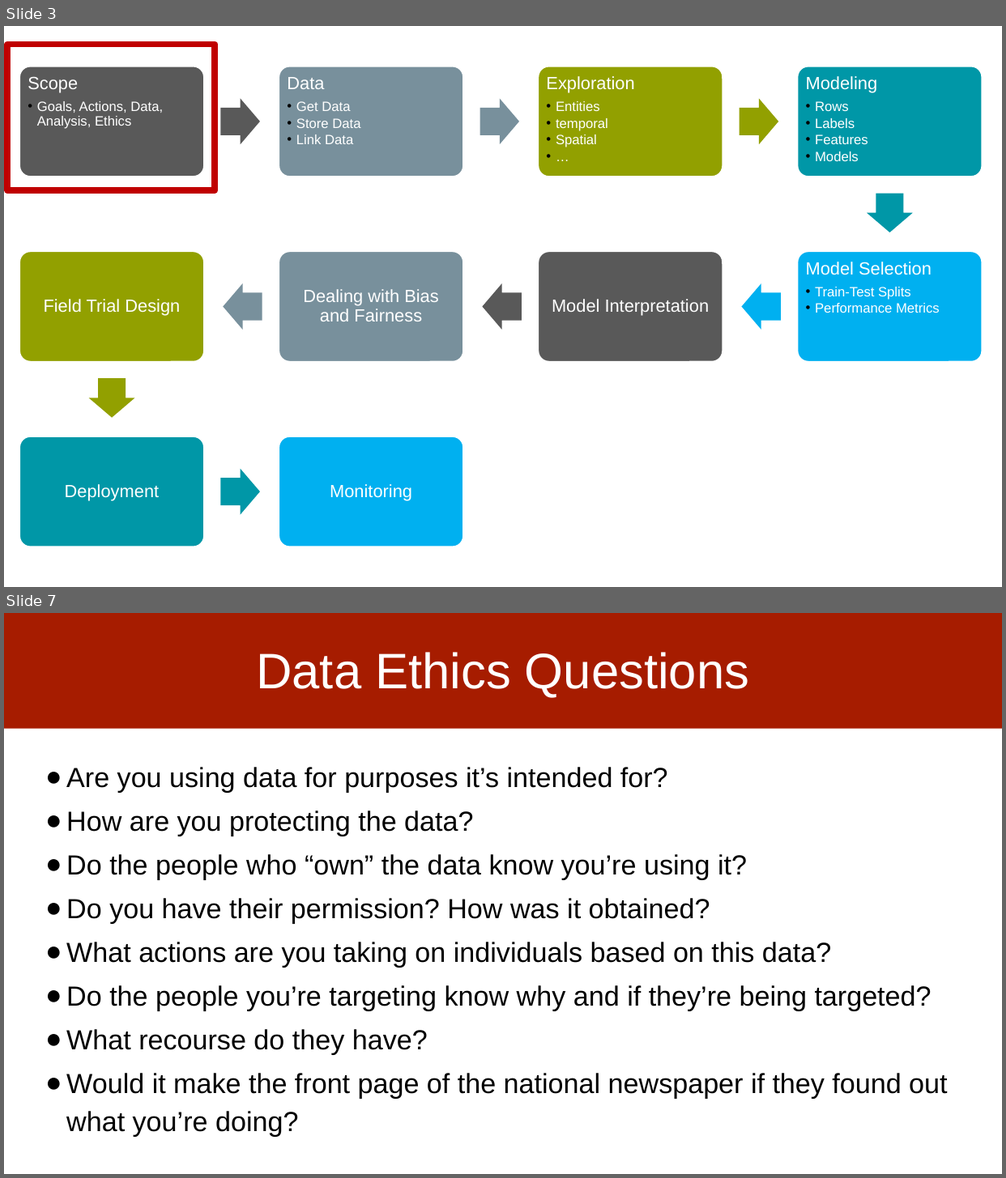
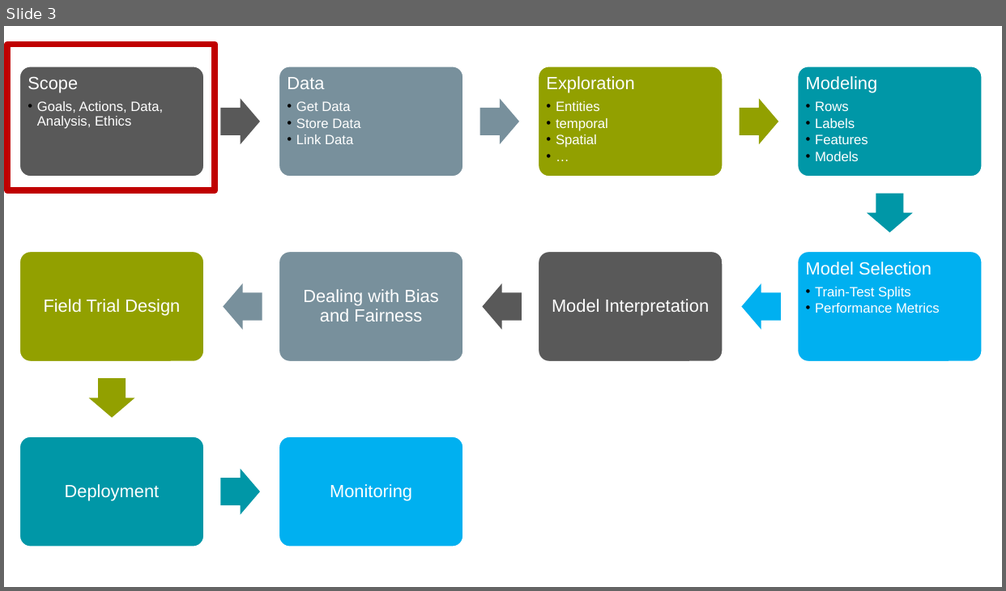
Before and after one commit to dssg/mlforpublicpolicylab, a slide deck: Lectures/03-casestudies.pptx. Shown one above the other, each under a label of ours: slides 3 and 7 before the commit, slide 3 after it; the slides between them are not shown. The pictures are 1006x1178 and 1006x591 pixels, drawn with LibreOffice and Linux fonts; fonts in the diff are those of the drawing. Boxes give left, top, right and bottom in pixels: in the first picture for what was removed or moved away, otherwise in the second. Text is boxed around its words. In the diff, an @@ line names an element or a change of style, - is before the commit and + after.

```diff
--- a/Lectures/03-casestudies.pptx
+++ b/Lectures/03-casestudies.pptx
@@ slide 7 removed at [4, 613, 1002, 1174], background #FFFFFF @@
@@ rectangle removed at [4, 613, 1002, 728] @@
@@ title removed at [256, 652, 749, 697] @@
-Data Ethics Questions
@@ text removed at [66, 767, 947, 1137] @@
-● Are you using data for purposes it’s intended for?
-● How are you protecting the data?
-● Do the people who “own” the data know you’re using it?
-● Do you have their permission? How was it obtained?
-● What actions are you taking on individuals based on this data?
-● Do the people you’re targeting know why and if they’re being targeted?
-● What recourse do they have?
-● Would it make the front page of the national newspaper if they found out what you’re doing?
```
Also in this commit, not shown: 1 slide changed, 5 other slides removed.
